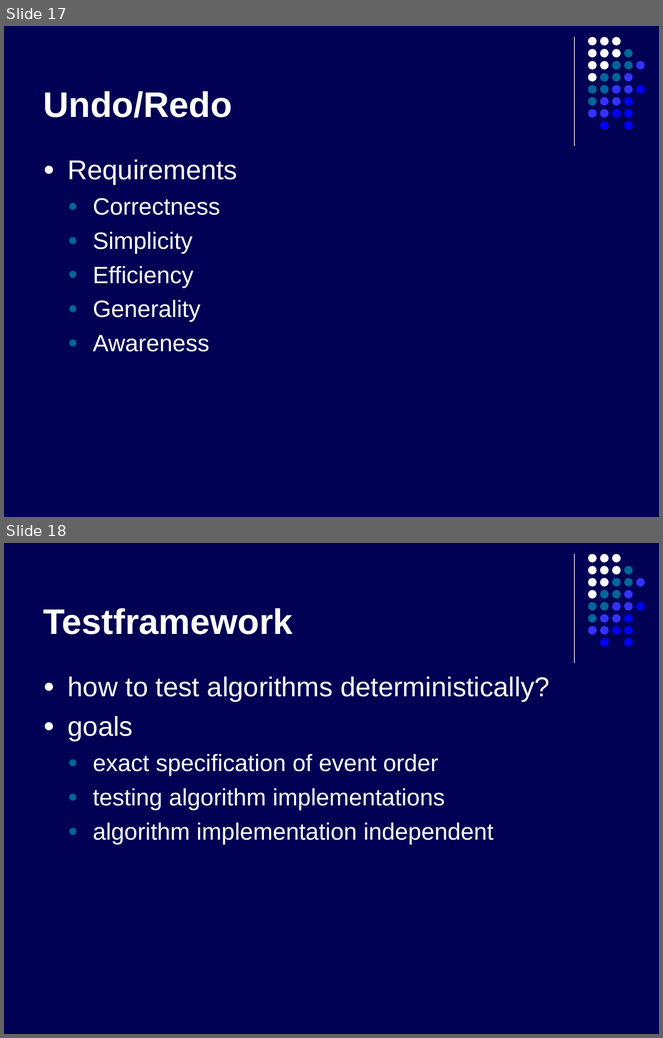
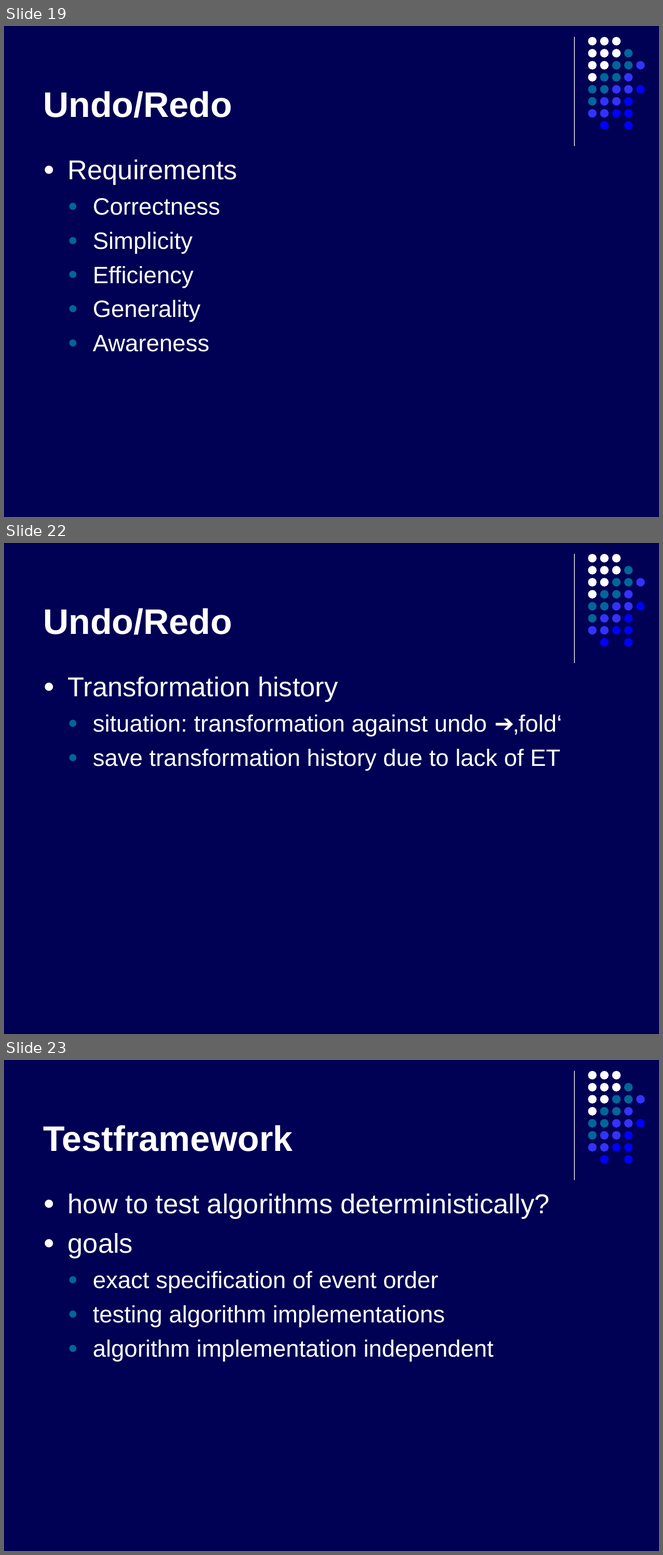
Before and after one commit to kyanha/ace, a slide deck: ace/trunk/doc/presentation/presentation.ppt. Shown one above the other, each under a label of ours: slides 17 and 18 before the commit, slides 19, 22 and 23 after it; the slides between them are not shown. The pictures are 663x1038 and 663x1555 pixels, drawn with LibreOffice and Linux fonts; fonts in the diff are those of the drawing. Boxes give left, top, right and bottom in pixels: in the first picture for what was removed or moved away, otherwise in the second. Text is boxed around its words. In the diff, an @@ line names an element or a change of style, - is before the commit and + after.

```diff
--- a/ace/trunk/doc/presentation/presentation.ppt
+++ b/ace/trunk/doc/presentation/presentation.ppt
@@ slide 22 added at bbox=[4, 543, 659, 1034], background #000054; not listed: 32 template elements that a slide beside it also shows @@
@@ title added at bbox=[43, 608, 232, 635], 39 pt, text #FFFFFF, bold @@
+Undo/Redo
@@ text added at bbox=[68, 677, 562, 771], 26 pt, text #FFFFFF @@
+● Transformation history
+  ● situation: transformation against undo ➔‚fold‘
+  ● save transformation history due to lack of ET
@@ what was slide 17 is now slide 19 @@
@@ what was slide 18 is now slide 23 @@
```
Also in this commit, not shown: 3 slides changed, 5 other slides added, 1 slide removed.
